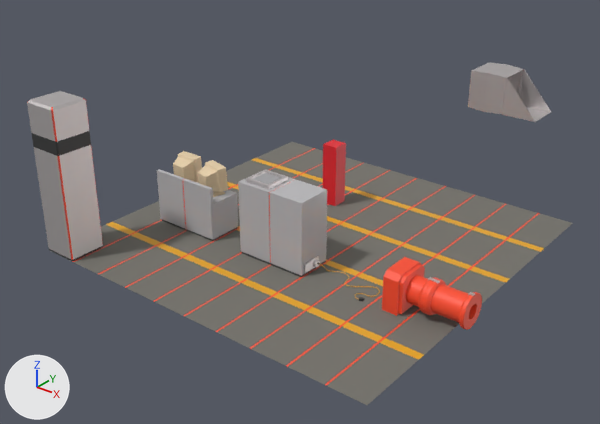
Renders of the Blender file Models/SecretBase.blend from each side of a commit.
The view is the same before and after, from a camera (50 mm lens) standing at (11.96, -15.77, 10.3) and looking at (-0.19, -0.57, 0.88). Arrows for +X, +Y and +Z are at lower left; the lights stay in place.

In view in the first picture: 'AirDuct', 'AirDuct.001', 'BezierCurve', 'Computer1', 'Computer2', 'Computer_Desk', 'Person_StandIn', 'Pipe_end', 'Pipe_middle', 'Plane.001', 'Terminal', 'WallSegment'.
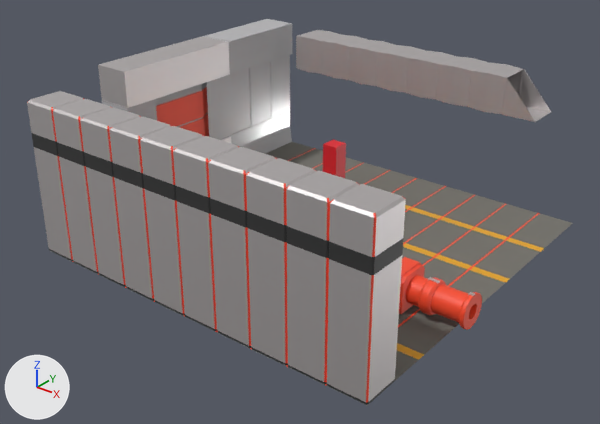
What changed in the scene script:
```text
Change me_cube_013:
    used by ob_cord; location = (0.0, 0.0, 0.0); delta_location = (2.774, -1.95, 0.0153); delta_rotation_euler = (-0.000428, -0.0119, 0.416); delta_scale = (0.0423, 0.018, 0.0145)
    remove me_cube_013.from_pydata(...)  # 48 vertices, 36 faces; spans x -31.8..1.0, y -1.3..60.0, z -0.9..17.1
    add me_cube_013.from_pydata(...)  # 1068 vertices, 1044 faces; spans x -1.0..0.7, y -0.5..0.4, z 0.0..0.2
    me_cube_013 part 1: the surface is now shaded smooth
    add me_cube_013.materials.append(mat_yellow)  # orange #e7a720
Add me_cube_004:
    me_cube_004.from_pydata(...)  # 48 vertices, 42 faces; spans x -0.04..1.04, y -1.0..0.0, z 0.0..4.07
    # faces by material slot: [16, 26]
    me_cube_004.materials.append(mat_white)  # grey #bdbcbe
    me_cube_004.materials.append(mat_white)  # grey #bdbcbe
Add me_cube:
    me_cube.from_pydata(...)  # 168 vertices, 164 faces; spans x -0.54..0.54, y -2.0..2.0, z 0.0..4.07
    # faces by material slot: [110, 54]
    me_cube.materials.append(mat_metal1)  # light grey #e2dcdc
    me_cube.materials.append(mat_white)  # grey #bdbcbe
Add me_cube_001:
    me_cube_001.from_pydata(...)  # 136 vertices, 134 faces; spans x -0.35..0.36, y -1.33..1.33, z -2.07..1.0
    # faces by material slot: [88, 46]
    me_cube_001.materials.append(mat_red)  # red #ff4d2d
    me_cube_001.materials.append(mat_white)  # grey #bdbcbe
Remove ob_beziercurve:
    ob_beziercurve = bpy.data.objects.new('BezierCurve', me_beziercurve)
    ob_beziercurve.parent = ob_cord
    ob_beziercurve.matrix_parent_inverse = Matrix(((21.63, 9.542, 0.281, -41.39), (-22.42, 50.82, -0.0237, 161.3), (-0.76, -0.303, 68.84, 0.463), (0.0, 0.0, 0.0, 1.0)))
    ob_beziercurve.location = (0.0, 0.0, 0.0)
    ob_beziercurve.delta_location = (1.065, -1.537, 0.215)
Change ob_cord:
    remove ob_cord.delta_rotation_euler = (-0.000428, -0.0119, 0.416)
    remove ob_cord.delta_scale = (0.0423, 0.018, 0.0145)
    ob_cord.location: (0.0, 0.0, 0.0) -> (1.09, -0.01, -0.18)
    ob_cord.delta_location: (2.774, -1.95, 0.0153) -> (1.065, -1.537, 0.215)
Change ob_airduct:
    add _m = ob_airduct.modifiers.new('Array', 'ARRAY')
    add _m.count = 7
    add _m.constant_offset_displace = (0.0, 0.0, 0.0)
    add _m.relative_offset_displace = (-1.0, 0.0, 0.0)
Change ob_wallsegment:
    add _m = ob_wallsegment.modifiers.new('Array', 'ARRAY')
    add _m.count = 10
    add _m.constant_offset_displace = (0.0, 0.0, 0.0)
Add ob_cube:
    ob_cube = bpy.data.objects.new('Cube', me_cube_004)
    ob_cube.location = (-6.0, 3.0, 0.0)
    _m = ob_cube.modifiers.new('Array', 'ARRAY')
    _m.count = 3
    _m.constant_offset_displace = (0.0, 0.0, 0.0)
    _m.relative_offset_displace = (0.0, 1.0, 0.0)
Add ob_door:
    ob_door = bpy.data.objects.new('Door', me_cube_001)
    ob_door.parent = ob_doorway
    ob_door.matrix_parent_inverse = Matrix(((1.0, 0.0, 0.0, 5.5), (0.0, 1.0, 0.0, 0.0), (0.0, 0.0, 1.0, 0.0), (0.0, 0.0, 0.0, 1.0)))
    ob_door.location = (-5.5, 0.0, 2.069)
Add ob_doorway:
    ob_doorway = bpy.data.objects.new('Doorway', me_cube)
    ob_doorway.location = (-5.5, 0.0, 0.0)
```

Changed parts and their boxes [x1, y1, x2, y2] in the pictures (600 x 424 px):
'WallSegment', modifiers changed (394% wider, 84% taller): before [27, 91, 103, 261]; after [27, 91, 406, 405]
'AirDuct', modifiers changed (313% wider, 63% taller): before [468, 63, 522, 114]; after [296, 30, 522, 114]
'Doorway', added: after [98, 36, 232, 144]
    faces in mat_metal1 (light grey #e2dcdc): [98, 36, 232, 144]
    faces in mat_white (grey #bdbcbe): [102, 75, 232, 140]
'Cube', added: after [204, 19, 292, 154]
    faces in mat_white (grey #bdbcbe): [230, 55, 290, 135]
'Door', added (red): after [156, 83, 208, 136]
    faces in mat_red (red #ff4d2d): [156, 87, 208, 136]
    faces in mat_white (grey #bdbcbe): [156, 83, 206, 127]
'BezierCurve', deleted: before [319, 263, 380, 300]
'Cord', moved, turned, rescaled (not visible afterwards): before [317, 262, 365, 301]
'Plane.001', unchanged, covered by the edit: [49, 142, 573, 405] in both
'Terminal', unchanged, covered by the edit: before [238, 169, 327, 277]
'Computer_Desk', unchanged, covered by the edit: before [157, 169, 238, 241]
